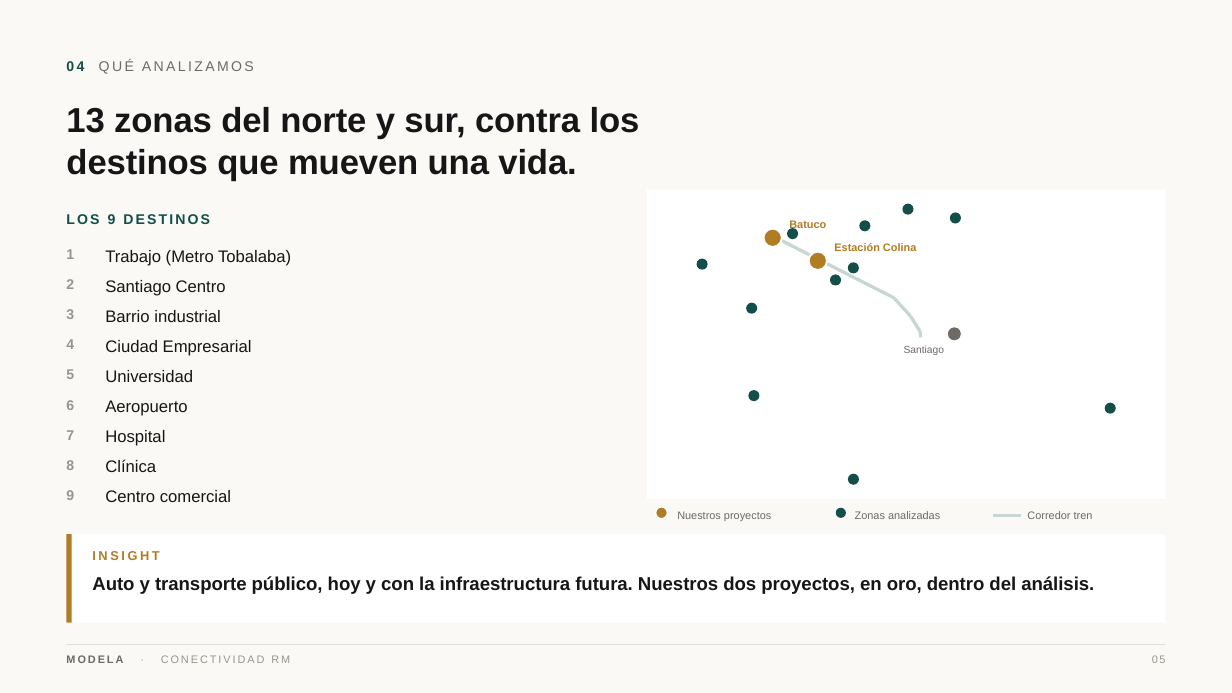
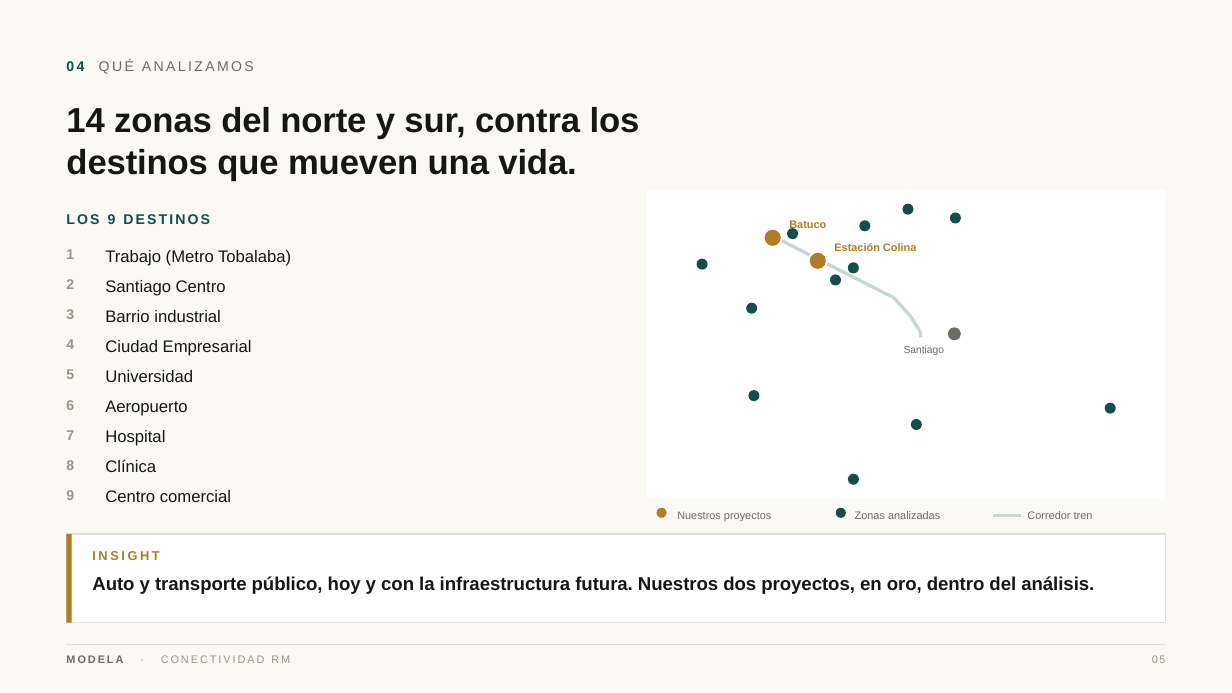
Before and after one commit to modela-simulador/modela-simulador, a slide deck: slide 5 of public/conectividad/Conectividad-Modela.pptx. Drawn at 1232x693 pixels with LibreOffice and Linux fonts; fonts in the diff are those of the drawing. Boxes give left, top, right and bottom in pixels: in the first picture for what was removed or moved away, otherwise in the second. Text is boxed around its words. In the diff, an @@ line names an element or a change of style, - is before the commit and + after.

```diff
--- a/public/conectividad/Conectividad-Modela.pptx
+++ b/public/conectividad/Conectividad-Modela.pptx
@@ text at (66, 107, 640, 139): text changed @@
-13 zonas del norte y sur, contra los
+14 zonas del norte y sur, contra los
@@ ellipse added at (911, 419, 922, 430), fill #134E48 @@
@@ rectangle at (67, 534, 1165, 623): outline none to #E4DFD6 1 pt @@
```
Also in this commit, not shown: 18 other slides changed, 42 other files.
